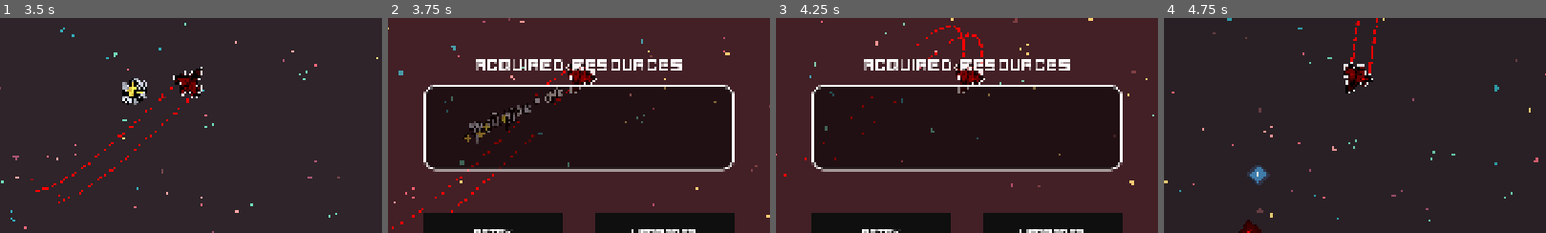
Above: before the commit, frames 1-4 (left to right).
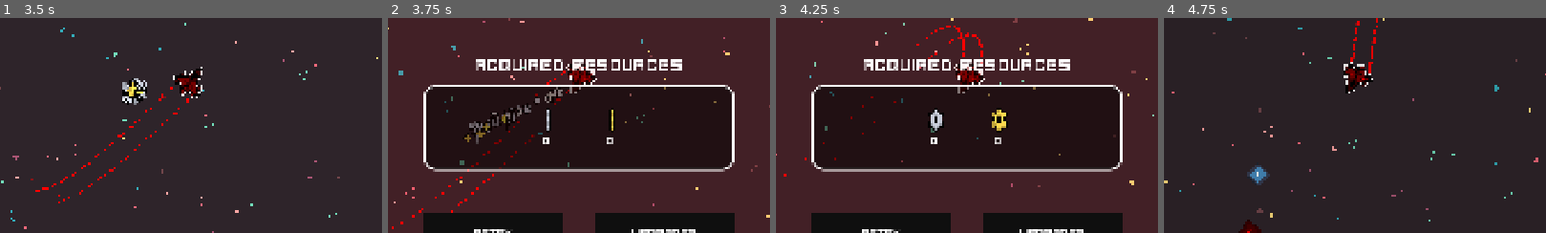
Above: after the commit, the same moments.

Repository: Yolo-Arts/Game-Off-2026
Game: Godot game, scene res://Game/main_game.tscn
The game is run twice, just before and just after one commit, with the same random seed, the same clock (stepped at 60 frames per second) and the same inputs. The engine's default icon, where the game draws it, is replaced by a stand-in: a white triangle on a blue panel in a dark square. Sound files missing from this copy of the repository are replaced by a short silence.
Inputs (mouse positions are % of the whole screen's width and height, from its top left):
- Up to frame 1 (3.5 s): click "Play" at 0.5 s; tap Enter at 1.25 s; move the mouse to (72, 45) at 1.27 s; hold W (move_up) 1.28-2.03 s; hold Space (Ram) 1.28-2.03 s; click (72, 45) at 1.42 s; move the mouse to (30, 55) at 2.02 s; hold S (move_down) 2.03-2.78 s; tap Shift (shift) at 2.1 s; move the mouse to (60, 28) at 2.77 s; hold W (move_up) from 2.78 s (still down); tap T at 2.85 s
- Up to frame 2 (3.75 s): keep holding W (move_up); move the mouse to (45, 70) at 3.52 s; tap G at 3.6 s; click (45, 70) at 3.67 s
- Up to frame 3 (4.25 s): keep holding W (move_up)
- Up to frame 4 (4.75 s): release W (move_up) at 4.25 s; click (39, 86) at 4.25 s
The pictures show only the part of the screen within x 25-75%, y 36-86%; the shares and areas given below are measured in that part.

Frame 1 is identical in both runs. In frame 2, 0.4% of the frame differs, in the area x 40-60%, y 41-59%; in frame 3, 0.8%, in the area x 39-61%, y 41-59%; in frame 4, nothing differs.

Commit message:
game over currency count control

Diff:
--- a/AutoLoads/Currencies.gd
+++ b/AutoLoads/Currencies.gd
@@ -4,6 +4,8 @@
 
 # Dictionary[Enums.CurrencyType, CurrencyData]
 var _by_type: Dictionary = {}
+var round_data: Dictionary = {}
+
 
 func _init() -> void:
 	_register(Enums.CurrencyType.GEAR, "Gears", Color(0.78, 0.8, 0.85), 0)
@@ -14,13 +16,19 @@
 	SaveManager.data_loaded.connect(_on_data_loaded)
 
 func _register(type: Enums.CurrencyType, display_name: String, color: Color, sprite_index: int) -> void:
+	var total_currency := _create_currency(type, display_name, color, sprite_index)
+	total_currency.amount_changed.connect(changed.emit)
+	_by_type[type] = total_currency
+
+	round_data[type] = _create_currency(type, display_name, color, sprite_index)
+
+func _create_currency(type: Enums.CurrencyType, display_name: String, color: Color, sprite_index: int) -> CurrencyData:
 	var currency := CurrencyData.new()
 	currency.type = type
 	currency.name = display_name
 	currency.color = color
 	currency.sprite_index = sprite_index
-	currency.amount_changed.connect(changed.emit)
-	_by_type[type] = currency
+	return currency
 
 func _on_data_saved() -> void:
 	SaveManager.data.currency_amounts.clear()
@@ -48,6 +56,8 @@
 func add(type: Enums.CurrencyType, value: int) -> void:
 	get_currency(type).add(value)
 
+	round_data[type].add(value)
+
 ## Dictionary[Enums.CurrencyType, int]
 func can_afford(prices: Dictionary) -> bool:
 	for type in prices:
@@ -71,3 +81,7 @@
 		get_currency(type).spend(prices[type])
 
 	return true
+
+func reset_round_data() -> void:
+	for currency: CurrencyData in round_data.values():
+		currency.amount = 0
--- a/Scenes/UpgradeView/CurrencyCount/currency_count_control.gd
+++ b/Scenes/UpgradeView/CurrencyCount/currency_count_control.gd
@@ -30,6 +30,7 @@
 
 func initial_setup() -> void:
 	_current_value = _data.amount
+
 	label.text = add_spaces_to_number("%d" % _current_value)
 	rectangle_shape.size.x = 170 + (label.size.x - 25)
 	rectangle_shape.edge_color = _data.color
--- a/UI/GameOver/GameOverCurrencyCountControl/game_over_currency_count_control.gd
+++ b/UI/GameOver/GameOverCurrencyCountControl/game_over_currency_count_control.gd
@@ -3,13 +3,20 @@
 @onready var currency_icon = %CurrencyIcon
 @onready var currency_label = %CurrencyLabel
 
-
+var _current_value: int = -1
+var _data: CurrencyData
 
 func _ready() -> void:
 	initial_setup()
 
+func inject_data(data: CurrencyData) -> void :
+	_data = data
+
 func initial_setup() -> void:
-	pass
+	await get_tree().process_frame
+	_current_value = _data.amount
+	currency_label.text = add_spaces_to_number("%d" % _current_value)
+	currency_icon.modulate = _data.color
 
 func add_spaces_to_number(number: String) -> String:
 	var text_string: String = number
--- a/UI/GameOver/game_over_screen.gd
+++ b/UI/GameOver/game_over_screen.gd
@@ -1,24 +1,35 @@
 extends Bulletin
 @onready var retry_button = %RetryButton
 @onready var upgrades_button = %UpgradesButton
+@export var gave_over_currency_count_control: PackedScene
+@onready var currency_count_container = %currency_count_container
 
 
-
-func initialize(prompt) -> void:
-	#if prompt is String:
-		#prompt_text = "E\n" + prompt
-
-	pass
+#func initialize(prompt) -> void:
+	##if prompt is String:
+		##prompt_text = "E\n" + prompt
+	#
+	#pass
 
 func _ready() -> void:
 	SaveManager.save_data()
 	retry_button.pressed.connect(retry_pressed)
 	upgrades_button.pressed.connect(upgrades_pressed)
+	setup_currency_count_container(Currencies.round_data)
+
+func setup_currency_count_container(dict: Dictionary) -> void:
+	for key in dict:
+		var gave_over_currency_count_control_scene = gave_over_currency_count_control.instantiate()
+		currency_count_container.add_child(gave_over_currency_count_control_scene)
+
+		gave_over_currency_count_control_scene.inject_data(dict[key])
 
 func retry_pressed() -> void:
+	Currencies.reset_round_data()
 	EventSystem.BUL_destroy_all_bulletins.emit()
 	EventSystem.STA_change_stage.emit(StageConfig.Keys.Main)
 
 func upgrades_pressed() -> void:
+	Currencies.reset_round_data()
 	EventSystem.BUL_destroy_all_bulletins.emit()
 	EventSystem.STA_change_stage.emit(StageConfig.Keys.UpgradeView)
--- a/UI/GameOver/game_over_screen.tscn
+++ b/UI/GameOver/game_over_screen.tscn
@@ -3,6 +3,7 @@
 [ext_resource type="Texture2D" uid="uid://oifcljy6ay0o" path="res://Assets/UI/GameOverScreen/GameOverWhiteFade.png" id="1_g1glf"]
 [ext_resource type="Script" uid="uid://c38ceajvkhsiq" path="res://UI/GameOver/game_over_screen.gd" id="1_t6ss3"]
 [ext_resource type="Theme" uid="uid://ctc3ilidqstex" path="res://Assets/UITheme/theme.tres" id="2_m6qc7"]
+[ext_resource type="PackedScene" uid="uid://r5nfu41sp77g" path="res://UI/GameOver/GameOverCurrencyCountControl/game_over_currency_count_control.tscn" id="2_r1uq1"]
 [ext_resource type="PackedScene" uid="uid://bn4rm16rtdieg" path="res://UI/Buttons/text_button.tscn" id="3_m6qc7"]
 [ext_resource type="StyleBox" uid="uid://cbr5i3fybxrbl" path="res://Assets/UITheme/style_box_flat.tres" id="4_hwhak"]
 
@@ -18,6 +19,7 @@
 grow_horizontal = 2
 grow_vertical = 2
 script = ExtResource("1_t6ss3")
+gave_over_currency_count_control = ExtResource("2_r1uq1")
 
 [node name="ColorRect" type="ColorRect" parent="." unique_id=1943034851]
 layout_mode = 1
@@ -98,6 +100,13 @@
 layout_mode = 2
 theme_override_styles/panel = ExtResource("4_hwhak")
 
+[node name="currency_count_container" type="HBoxContainer" parent="VBoxContainer/Panel" unique_id=387250833]
+unique_name_in_owner = true
+layout_mode = 2
+size_flags_vertical = 4
+theme_override_constants/separation = 95
+alignment = 1
+
 [node name="HBoxContainer" type="HBoxContainer" parent="VBoxContainer" unique_id=1786612528]
 layout_mode = 2
 size_flags_horizontal = 4
